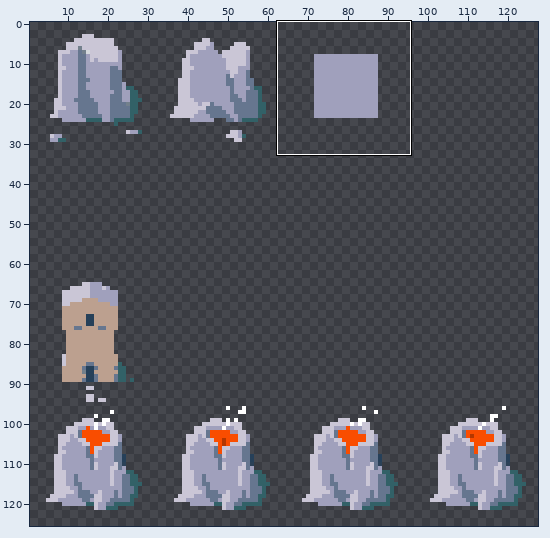
File history of a sprite sheet, assets/fixtures.png. Above: a wide view before the commit, with the close-up outlined.
Close-up. Earlier state:
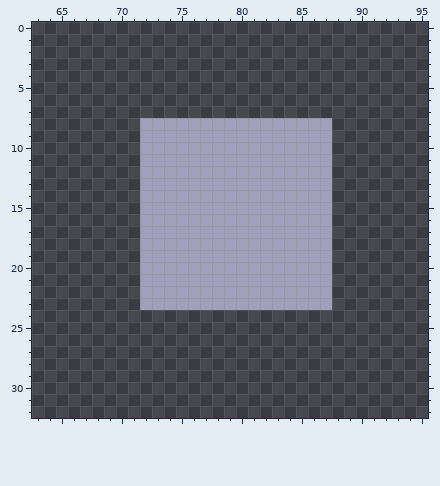
The file is 128x128 pixels. Shown: x 63..95, y 0..32. The wide view leaves out empty margins.
Now the later version:
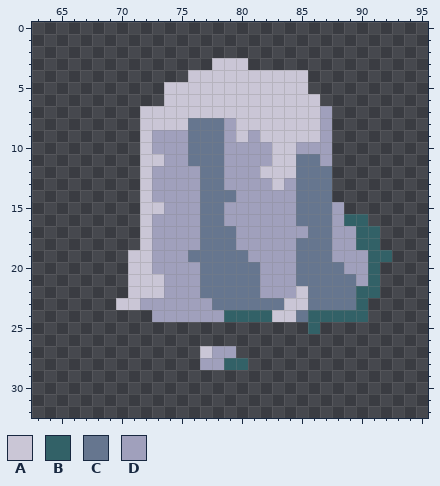
Palette (. is transparent): A #cac6d6  B #326167  C #66768f  D #a0a0bc
The exact change:
@@ x 63..95 @@
  2 .................................
- 3 .................................
- 4 .................................
- 5 .................................
- 6 .................................
- 7 .................................
- 8 .........DDDDDDDDDDDDDDDD........
- 9 .........DDDDDDDDDDDDDDDD........
-10 .........DDDDDDDDDDDDDDDD........
-11 .........DDDDDDDDDDDDDDDD........
-12 .........DDDDDDDDDDDDDDDD........
-13 .........DDDDDDDDDDDDDDDD........
-14 .........DDDDDDDDDDDDDDDD........
-15 .........DDDDDDDDDDDDDDDD........
-16 .........DDDDDDDDDDDDDDDD........
-17 .........DDDDDDDDDDDDDDDD........
-18 .........DDDDDDDDDDDDDDDD........
-19 .........DDDDDDDDDDDDDDDD........
-20 .........DDDDDDDDDDDDDDDD........
-21 .........DDDDDDDDDDDDDDDD........
-22 .........DDDDDDDDDDDDDDDD........
-23 .........DDDDDDDDDDDDDDDD........
-24 .................................
-25 .................................
+ 3 ...............AAA...............
+ 4 .............AAAAAAAAAA..........
+ 5 ...........AAAAAAAAAAAA..........
+ 6 ...........AAAAAAAAAAAAA.........
+ 7 .........AAAAAAAAAAAAAAAD........
+ 8 .........AAAACCCDAAAAAAAD........
+ 9 .........ADDDCCCDADAAAAAD........
+10 .........ADDDCCCDDDDAADDD........
+11 .........AADDCCCDDDDAACCD........
+12 .........ADDDDCCDDDAAACCC........
+13 .........ADDDDCCDDDDADCCC........
+14 .........ADDDDCCCDDDDDCCC........
+15 .........AADDDCCDDDDDDCCCD.......
+16 .........ADDDDCCDDDDDDCCCDBB.....
+17 .........ADDDDCCCDDDDDDCCDDBB....
+18 .........ADDDDCCCDDDDDCCCDDBB....
+19 ........AADDDCCCCCDDDDCCCDDDBB...
+20 ........AADDDDCCCCCDDDCCCCDDB....
+21 ........AAADDDCCCCCDDDCCCCCDB....
+22 ........AAADDDCCCCCDDDACCCCBB....
+23 .......AADDDDDDCCCCCCAACCCCB.....
+24 ..........DDDDDDBBBBAACBBBBB.....
+25 .......................B.........
 26 .................................
-27 .................................
-28 .................................
+27 ..............ADD................
+28 ..............DDBB...............
 29 .................................
